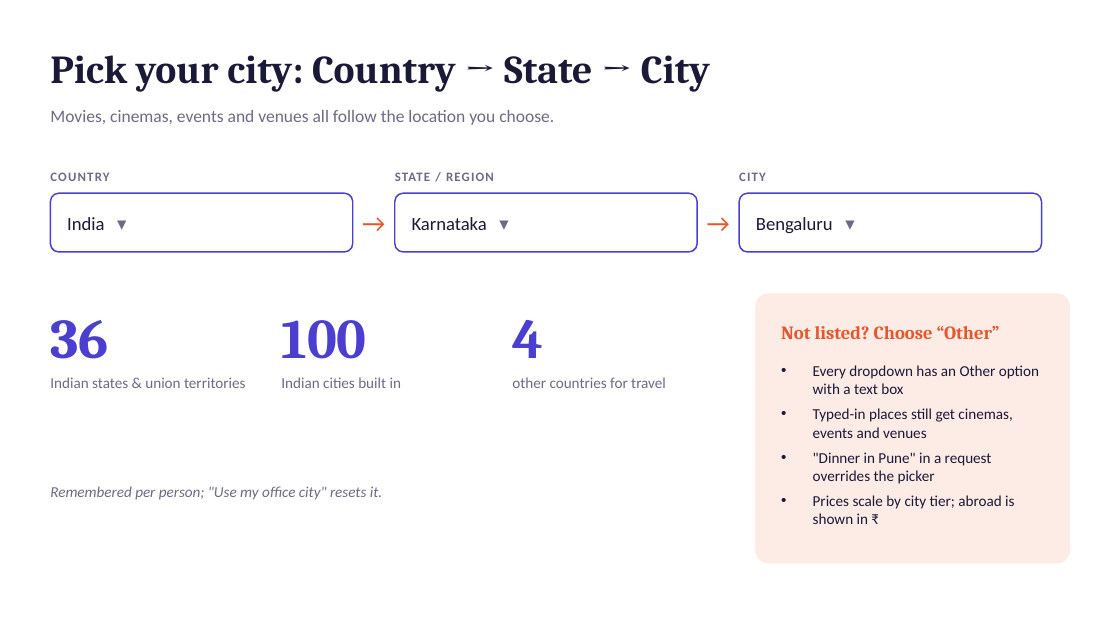
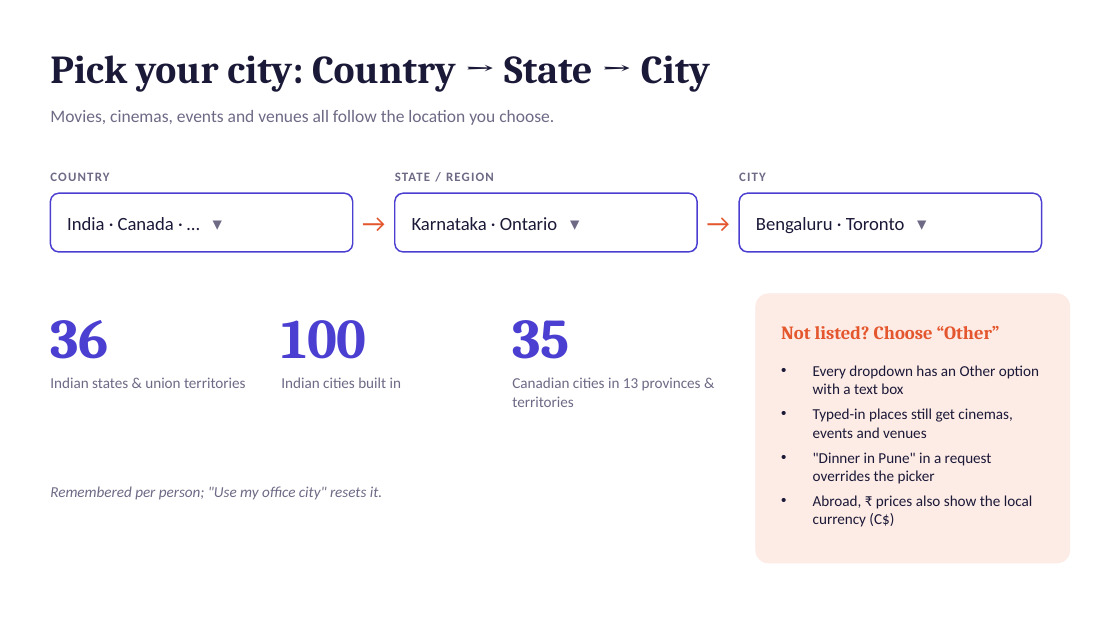
Before and after one commit to madhukambampati/API, a slide deck: slide 3 of entertainment-os/docs/Entertainment-OS-Overview.pptx. Drawn at 1120x630 pixels with LibreOffice and Linux fonts; fonts in the diff are those of the drawing. Boxes give left, top, right and bottom in pixels: in the first picture for what was removed or moved away, otherwise in the second. Text is boxed around its words. In the diff, an @@ line names an element or a change of style, - is before the commit and + after.

```diff
--- a/entertainment-os/docs/Entertainment-OS-Overview.pptx
+++ b/entertainment-os/docs/Entertainment-OS-Overview.pptx
@@ text at box(67, 217, 174, 230): text changed @@
-India ▾
+India · Canada · … ▾
@@ text at box(412, 217, 557, 230): text changed @@
-Karnataka ▾
+Karnataka · Ontario ▾
@@ text at box(756, 217, 905, 233): text changed @@
-Bengaluru ▾
+Bengaluru · Toronto ▾
@@ text at box(512, 320, 570, 359): text changed @@
-4
+35
@@ text at box(512, 377, 701, 407): text changed @@
-other countries for travel
+Canadian cities in 13 provinces & territories
@@ text at box(813, 495, 1032, 527): text changed @@
-• Prices scale by city tier; abroad is shown in ₹
+• Abroad, ₹ prices also show the local currency (C$)
```
Also in this commit, not shown: 2 other slides changed, 1 slide added, 21 other files.
